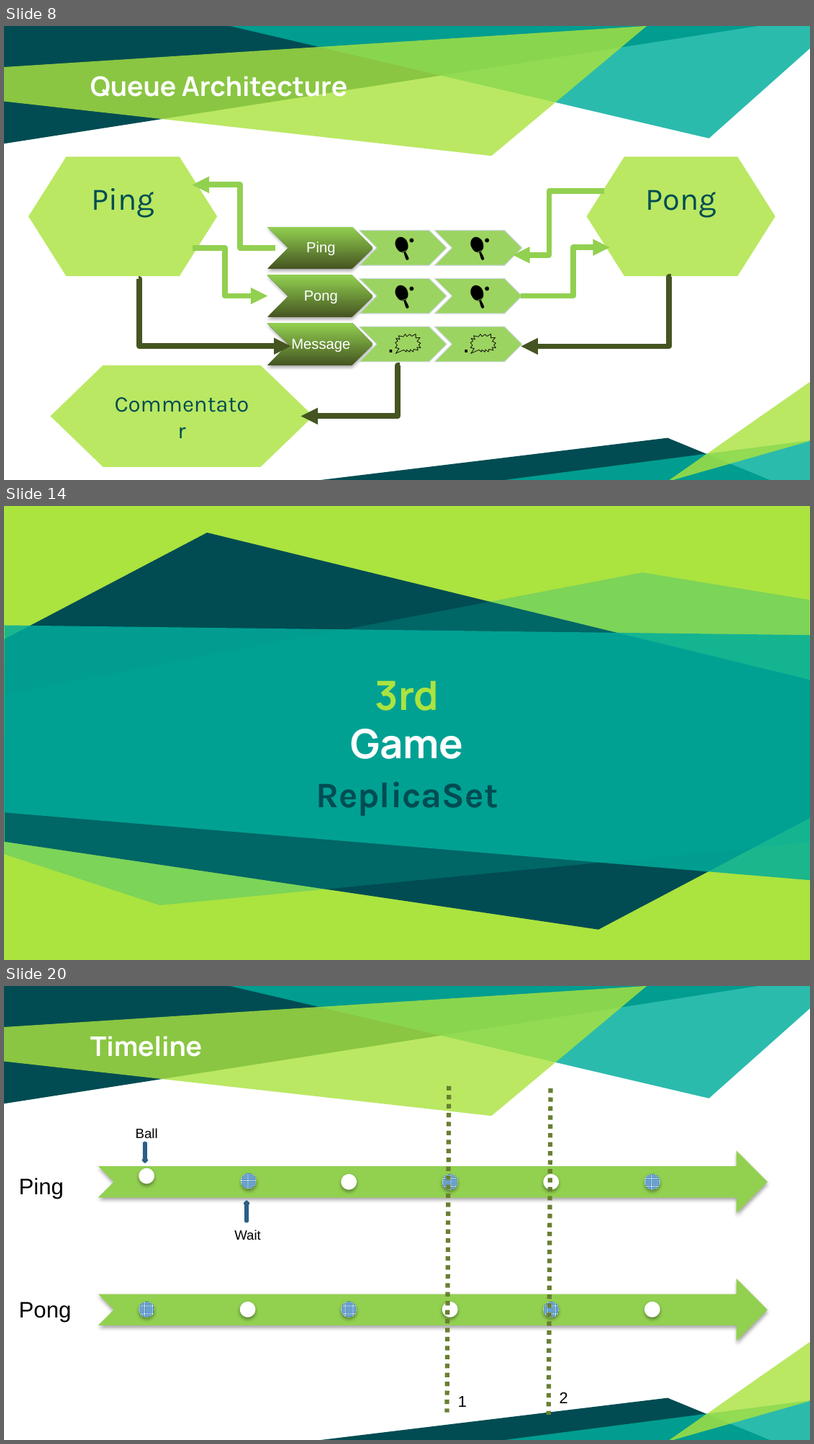
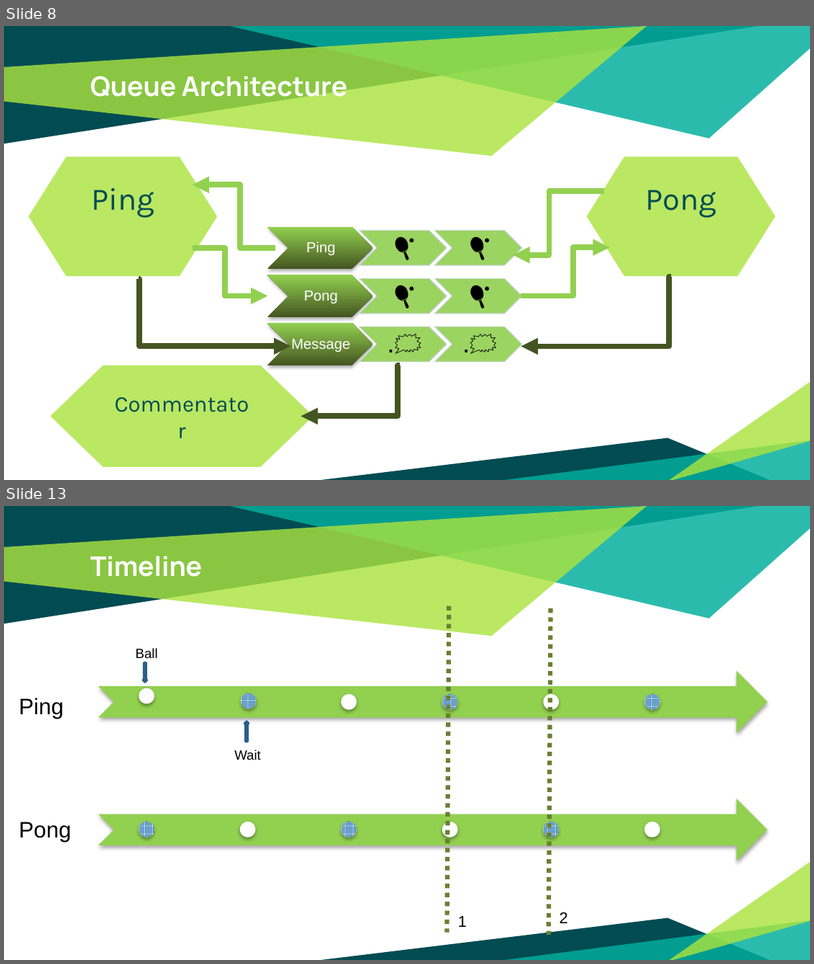
Before and after one commit to patrocinio/chaos-monkey-playing-ping-pong, a slide deck: v2/Presentation/Kubernetes-Resilience.pptx. Shown one above the other, each under a label of ours: slides 8, 14 and 20 before the commit, slides 8 and 13 after it; the slides between them are not shown. The pictures are 814x1444 and 814x964 pixels, drawn with LibreOffice and Linux fonts; fonts in the diff are those of the drawing. Boxes give left, top, right and bottom in pixels: in the first picture for what was removed or moved away, otherwise in the second. Text is boxed around its words. In the diff, an @@ line names an element or a change of style, - is before the commit and + after.

```diff
--- a/v2/Presentation/Kubernetes-Resilience.pptx
+++ b/v2/Presentation/Kubernetes-Resilience.pptx
@@ slide 14 removed at (x1=4, y1=506, x2=810, y2=960), background #ABE33F @@
@@ freeform shape removed at (x1=5, y1=533, x2=810, y2=929) @@
@@ freeform shape removed at (x1=4, y1=572, x2=810, y2=904) @@
@@ freeform shape removed at (x1=4, y1=626, x2=810, y2=880) @@
@@ title removed at (x1=351, y1=680, x2=464, y2=759) @@
-3rd
-Game
@@ subtitle removed at (x1=316, y1=782, x2=499, y2=816) @@
-ReplicaSet
@@ what was slide 20 is now slide 13 @@
```
Also in this commit, not shown: 6 slides changed, 6 other slides removed.
